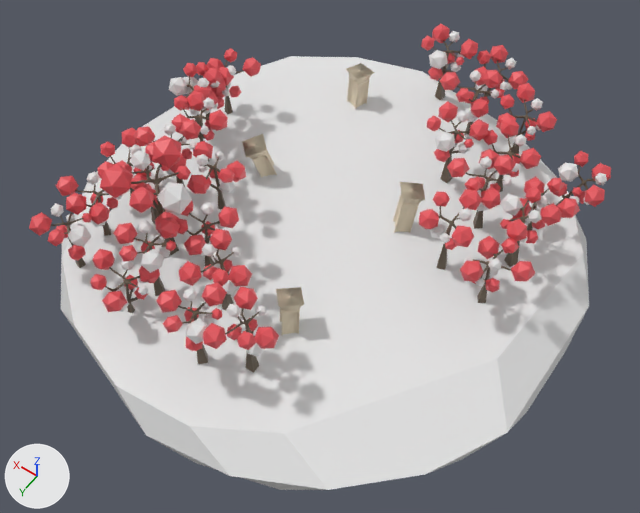
The FBX model Puzzle Island 3 (main).fbx, before and after one commit.
Before and after are seen from a camera (50 mm lens) standing at (-140.0, 199.0, 329.0) and looking at (0.0, 4.0, 22.0). Lighting does not change. The marker at lower left points along +X, +Y and +Z. Where no turn or scale is listed for an object, it has been applied to the vertices. Vertices at the same position are counted once.
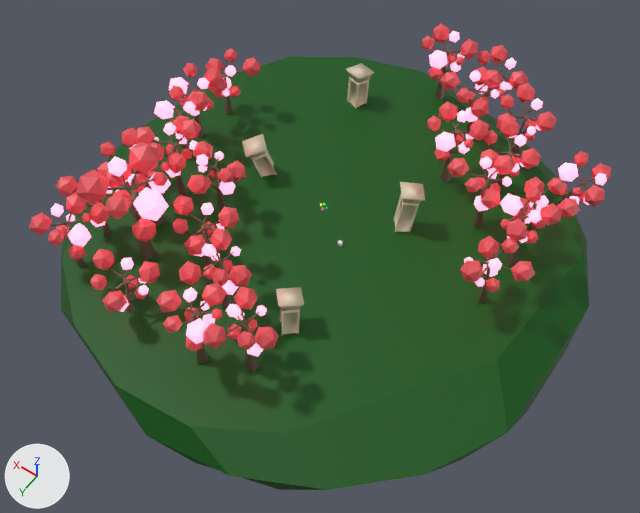
Where the newer file only moved an object's origin or applied its transform, the numbers keep the older frame.

Where the change shows, as pixel boxes (x1, y1, x2, y2) in the pictures (640 x 513 px):
'Tree 2.009', recoloured, surface changed, mesh moved: before (100, 135, 192, 256); after (76, 141, 168, 261)
'Tree 1.006', recoloured, surface changed: (203, 286, 279, 373) in both
'Tree 2.007', recoloured, surface changed: (156, 283, 227, 364) in both
'Tree 1.001', recoloured, surface changed: (179, 228, 252, 310) in both
'Tree 2.001', deleted: before (114, 216, 180, 296)
'Tree 3', recoloured, surface changed: (460, 236, 535, 303) in both
'Tree 3.008', recoloured, surface changed: (90, 249, 160, 314) in both
'Tree 1', deleted: before (419, 189, 482, 270)
'Tree 2.008', recoloured, surface changed: (38, 193, 93, 268) in both
'Tree 1.004', recoloured, surface changed: (447, 155, 516, 229) in both
'Tree 2.004', recoloured, surface changed: (427, 101, 489, 183) in both
'Tree 2', recoloured, surface changed: (500, 186, 562, 267) in both
'Tree 1.002', recoloured, surface changed: (187, 141, 246, 209) in both
'Tree 3.001', recoloured, surface changed: (173, 195, 239, 267) in both
'Tree 3.002', recoloured, surface changed: (133, 119, 201, 196) in both
'Tree 2.005', recoloured, surface changed: (421, 27, 478, 100) in both
'Tree 2.003', recoloured, surface changed, mesh moved: before (183, 62, 234, 118); after (154, 86, 210, 161)
'Tree 2.006', recoloured, surface changed: (553, 153, 611, 207) in both
'Tree 1.005', recoloured, surface changed: (440, 70, 503, 137) in both
'Tree 3.009', recoloured, surface changed: (57, 170, 124, 236) in both
'Tree 3.007', recoloured, surface changed: (496, 85, 552, 154) in both
'Tree 2.010', recoloured, surface changed: (169, 64, 223, 138) in both
'Tree 3.004', recoloured, surface changed: (479, 121, 541, 192) in both
'Tree 3.006', recoloured, surface changed: (512, 176, 579, 230) in both
'Tree 3.003', recoloured, surface changed: (205, 52, 261, 114) in both
'Tree 1.003', deleted: before (172, 85, 228, 162)
'Tree 2.002', recoloured, surface changed: (111, 142, 171, 226) in both
'Tree 3.005', recoloured, surface changed: (474, 47, 524, 98) in both
'Cube', shading changed: (393, 182, 425, 233) in both
'Cube.002', shading changed: (276, 287, 304, 335) in both
'Cube.003', shading changed: (346, 63, 375, 109) in both
'Cube.001', shading changed: (242, 134, 277, 177) in both
'Tree 1.007', recoloured, surface changed: (97, 128, 154, 197) in both
'Cylinder', added: after (338, 240, 343, 246)
part 3 of me_icosphere_001, recoloured (white to green): (61, 56, 589, 490) in both

The change, as a list of edits to the scene's bpy script:
```text
Change mat_material_003:
    mat_material_003.base_color: (0.8, 0.8, 0.8) -> (1.0, 0.266, 0.392)  # white #e7e7e7 -> pink #ff8da8
    add mat_material_003.emission_color = (1.0, 0.266, 0.392)  # pink #ff8da8
    add mat_material_003.emission_strength = 2.0
Add mat_material_010:
    mat_material_010 = principled_material('Material.010')
    mat_material_010.base_color = (0.0, 0.0898, 0.00119)  # dark green #005504
Change me_icosphere_030:
    where me_icosphere_030.from_pydata(...)  # 868 vertices, 965 faces; spans x -10.2..12.0, y -14.2..10.4, z -27.1..9.8
    me_icosphere_030 part 5: the whole mesh is moved by (-4.2, 21.0, 3.2)
Change me_cube_005:
    where me_cube_005.from_pydata(...)  # 80 vertices, 78 faces; spans x -6.8..6.8, y -8.4..8.4, z -16.3..16.3
    me_cube_005 part 1: its shading normals changed
Change me_cube_004:
    where me_cube_004.from_pydata(...)  # 80 vertices, 78 faces; spans x -8.2..8.2, y -9.6..9.6, z -16.4..16.4
    me_cube_004 part 6: its shading normals changed
Change me_cube_003:
    where me_cube_003.from_pydata(...)  # 80 vertices, 78 faces; spans x -9.6..9.6, y -10.1..10.1, z -16.2..16.2
    me_cube_003 part 4: its shading normals changed
Change me_icosphere_001:
    where me_icosphere_001.from_pydata(...)  # 74 vertices, 52 faces; spans x -109.0..114.0, y -114.0..114.0, z -64.0..12.0
    me_icosphere_001 part 3: all 21 faces centred in x -108.0..104.0, y -109.0..109.0, z -6.0..11.0 switch from mat_material (white #e7e7e7) to mat_material_010 (dark green #005504)
    add me_icosphere_001.materials.append(mat_material_009)  # brown #492b1f
Change me_icosphere_047:
    where me_icosphere_047.from_pydata(...)  # 868 vertices, 965 faces; spans x -17.1..16.1, y -18.1..18.2, z -39.4..14.2
    me_icosphere_047 part 7: the whole mesh is moved by (5.6, 7.1, -0.7)
Change me_cube:
    where me_cube.from_pydata(...)  # 80 vertices, 78 faces; spans x -7.7..7.7, y -9.3..9.3, z -16.4..16.4
    me_cube part 2: its shading normals changed
Remove ob_tree_1_003:
    ob_tree_1_003 = bpy.data.objects.new('Tree 1.003', me_icosphere_029)
Remove ob_tree_1:
    ob_tree_1 = bpy.data.objects.new('Tree 1', me_icosphere_012)
Remove ob_tree_2_001:
    ob_tree_2_001 = bpy.data.objects.new('Tree 2.001', me_icosphere_024)
Add ob_sphere_001:
    ob_sphere_001 = bpy.data.objects.new('Sphere.001', me_sphere_005)  # a UV sphere (16 segments, 8 rings, poles along z) spanning x -0.297..0.297, y -0.297..0.297, z -0.297..0.297; in mat_material_007 (yellow #ffb300)
    ob_sphere_001.location = (2.6, -0.9, 50.3)
Add ob_cylinder:
    ob_cylinder = bpy.data.objects.new('Cylinder', me_cylinder_001)  # a 32-sided cylinder along z spanning x -1.0..1.0, y -1.0..1.0, z -1.0..1.0
    ob_cylinder.location = (-11.1, 4.4, 39.8)
Add ob_sphere_003:
    ob_sphere_003 = bpy.data.objects.new('Sphere.003', me_sphere_006)  # a UV sphere (16 segments, 8 rings, poles along z) spanning x -0.297..0.297, y -0.297..0.297, z -0.297..0.297; in mat_material_008 (green #00e73d)
    ob_sphere_003.location = (1.8, -2.2, 50.3)
Add ob_sphere_002:
    ob_sphere_002 = bpy.data.objects.new('Sphere.002', me_sphere_003)  # a UV sphere (16 segments, 8 rings, poles along z) spanning x -0.297..0.297, y -0.297..0.297, z -0.297..0.297; in mat_material_005 (pink #ff009e)
    ob_sphere_002.location = (0.7, 0.5, 50.5)
Add ob_sphere:
    ob_sphere = bpy.data.objects.new('Sphere', me_sphere)  # a UV sphere (16 segments, 8 rings, poles along z) spanning x -0.297..0.297, y -0.297..0.297, z -0.297..0.297; in mat_material_006 (cyan #00a5ad)
    ob_sphere.location = (-0.3, -0.9, 50.4)
```
